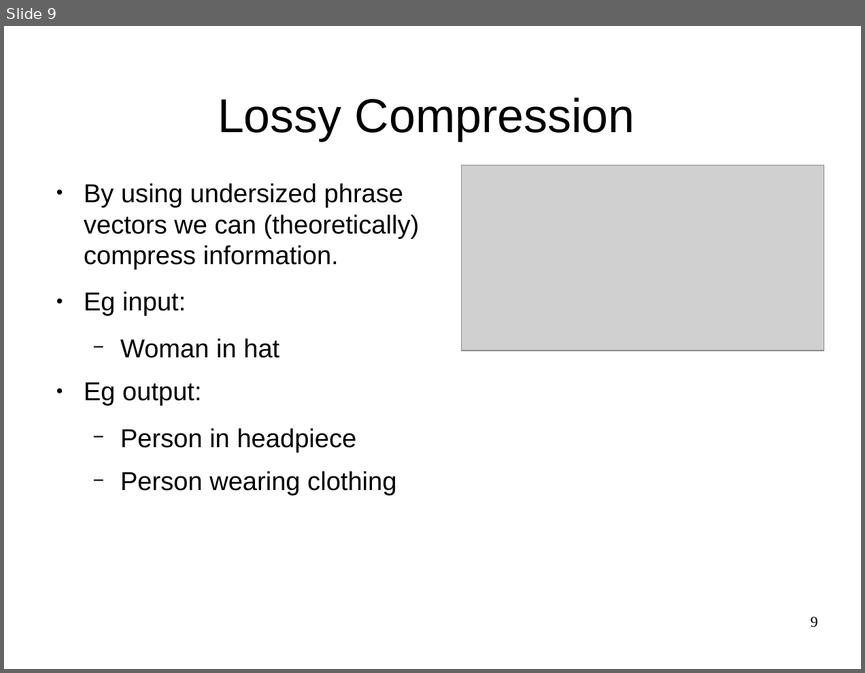
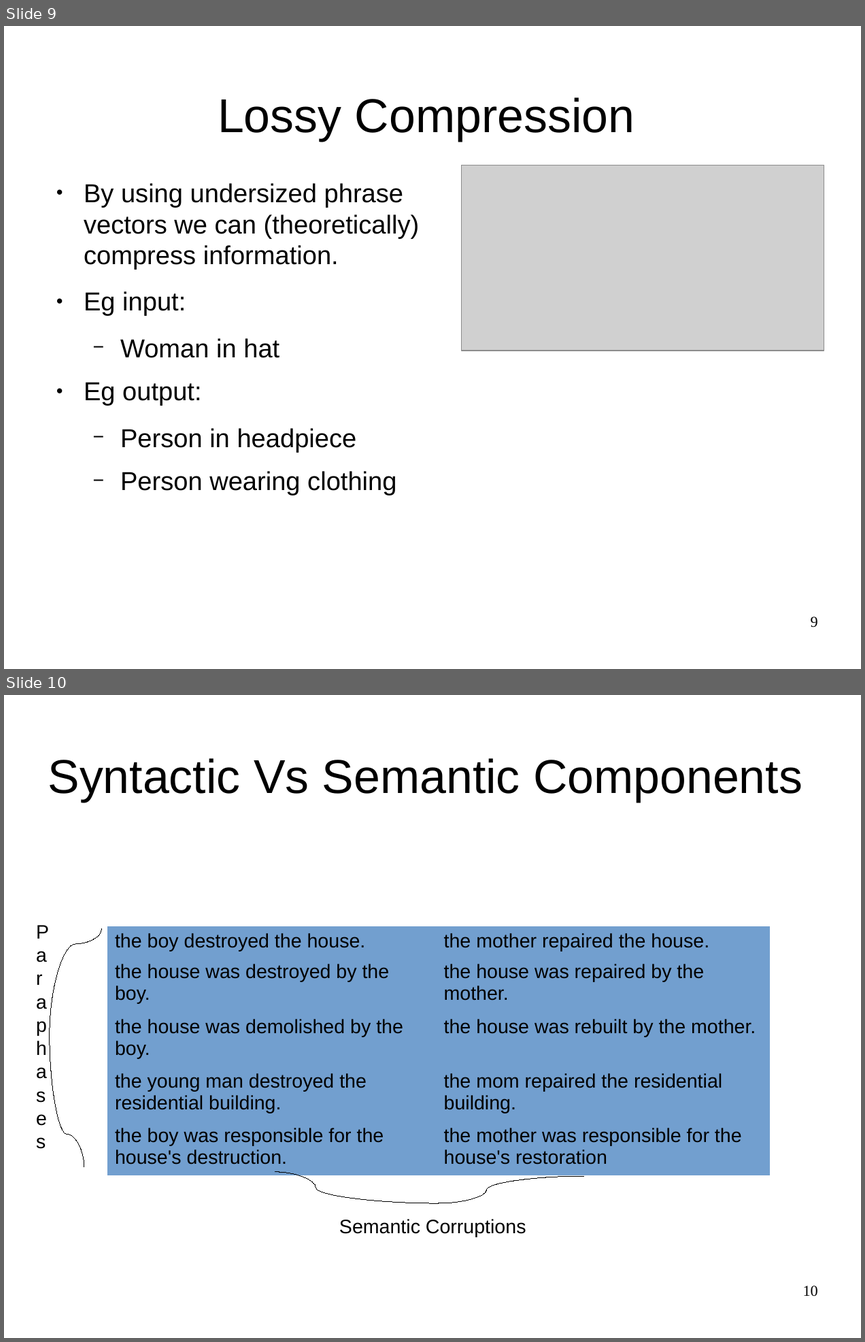
Before and after one commit to oxinabox/phd, a slide deck: documents_prepared/themes/themes.odp. Shown one above the other, each under a label of ours: slide 9 before the commit, slides 9 and 10 after it. The pictures are 865x673 and 865x1342 pixels, drawn with LibreOffice and Linux fonts; fonts in the diff are those of the drawing; grey boxes stand for pictures. Boxes give left, top, right and bottom in pixels: in the first picture for what was removed or moved away, otherwise in the second. Text is boxed around its words. In the diff, an @@ line names an element or a change of style, - is before the commit and + after.

```diff
--- a/documents_prepared/themes/themes.odp
+++ b/documents_prepared/themes/themes.odp
@@ slide 10 added at bbox=[4, 695, 861, 1338], background #FFFFFF @@
@@ title added at bbox=[48, 758, 802, 802], 44 pt, text #000000 @@
+Syntactic Vs Semantic Components
@@ text added at bbox=[28, 915, 55, 1140], 18 pt, text #000000 @@
+Paraphases
@@ curved line added from (101, 929) to (49, 1035), #000000 0 pt @@
@@ table added at bbox=[107, 926, 770, 1167], 5 rows, 2 columns @@
+the boy destroyed the house. | the mother repaired the house.
+the house was destroyed by the boy. | the house was repaired by the mother.
+the house was demolished by the boy. | the house was rebuilt by the mother.
+the young man destroyed the residential building. | the mom repaired the residential building.
+the boy was responsible for the house's destruction. | the mother was responsible for the house's restoration
@@ curved line added from (84, 1167) to (49, 1035), #000000 0 pt @@
@@ curved line added from (275, 1172) to (439, 1204), #000000 0 pt @@
@@ curved line added from (439, 1204) to (584, 1176), #000000 0 pt @@
@@ text added at bbox=[339, 1219, 526, 1237], 18 pt, text #000000 @@
+Semantic Corruptions
@@ page number added at bbox=[803, 1285, 818, 1296], 14 pt, text #000000 @@
+10
```
Also in this commit, not shown: 2 slides changed, 1 other file.
